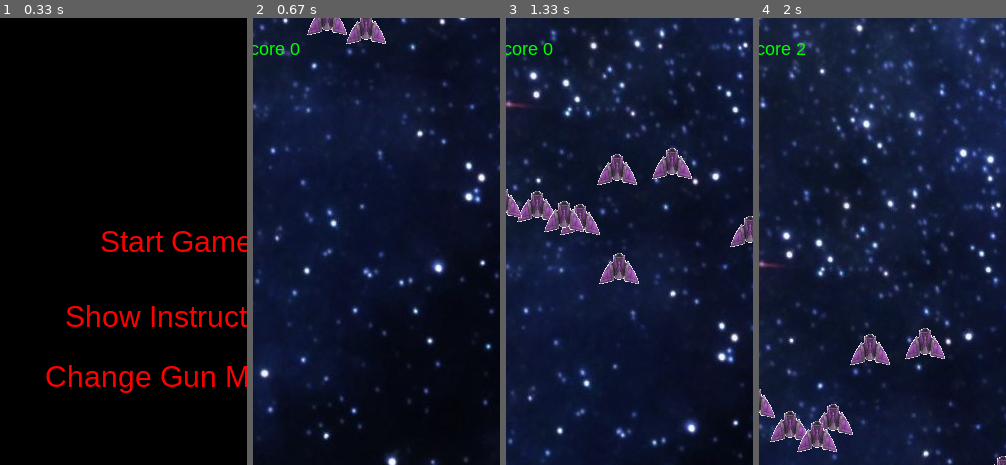
Above: before the commit, frames 1-4 (left to right).
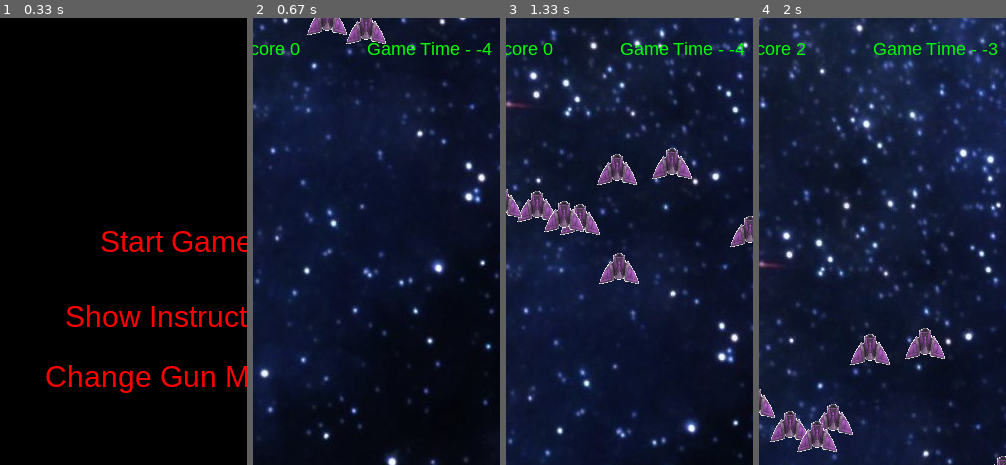
Above: after the commit, the same moments.

Repository: IlyaBulatau/shooter-pygame
Game: pygame game, started from main.py
Two runs of this game, one before a commit and one after it. Both use one fixed random seed, a clock stepped at 60 frames per second and the inputs below.
Inputs:
- Up to frame 1 (0.33 s): no input
- Up to frame 2 (0.67 s): click "Start Game" at 0.38 s
- Up to frame 3 (1.33 s): hold Right 0.67-1.13 s; hold Right from 1.17 s (still down); tap Space at 1.23 s
- Up to frame 4 (2 s): tap Space at 1.53, 1.73 s; release Right at 1.63 s; hold Left from 1.67 s (still down)
The pictures show only the part of the screen within x 14-64%, y 0-50%; the shares and areas given below are measured in that part.

Frame 1 is identical in both runs. In frame 2, 0.5% of the frame differs, in the area x 46-97%, y 5-9%; in frame 3, 0.5%; in frame 4, 0.5%.

Commit message:
refactoring and improved the appearance of mobs in the new game

Diff:
--- a/main.py
+++ b/main.py
@@ -1,33 +1,38 @@
 import pygame
 import random
 import sys
-
+import time
 from constant import FPS, W, H, path_to_image
 from gan import Gan, Shell
 from mob import Mob
 from menu import Menu
 
 # TODO - сделать уровни
-# TODO - после окончания игры сделать возможность начать новую
 #TODO - добавить кнопку во время игры для выхода в главное меню
 #TODO - рендеринг
+#TODO - сделать шрифты отдельной константой
 class Manager:
-
+    '''
+    Класс отвечающий за процесс игры
+    '''
     def __init__(self):
-        self.window = pygame.display.set_mode((W, H))
-        self.clock = pygame.time.Clock()
-        self.image = pygame.image.load(path_to_image.joinpath('kosmos.jpg'))
+        self.window = pygame.display.set_mode((W, H))  # окно игры
+        self.clock = pygame.time.Clock() # таймер для фпс
+        self.image = pygame.image.load(path_to_image.joinpath('kosmos.jpg')) # 1 половина фона
         self.rect = self.image.get_rect()
         self.rect.center = W//2, H//2
-        self.img2 = pygame.image.load(path_to_image.joinpath('kosmos2.jpg'))
+        self.img2 = pygame.image.load(path_to_image.joinpath('kosmos2.jpg')) # 2 половина фона
         self.rect2 = self.img2.get_rect()
         self.rect2.center = W//2, 0 - H//2
-        self.score = 0
-        self.hitpoint = 3
-        self.game_state = 'main'
-        self.timer = pygame.time.get_ticks()
+        self.score = 0 # счет убийств
+        self.hitpoint = 3 # жизни
+        self.game_state = 'main' # состояние игры
+        self.timer = pygame.time.get_ticks() # таймер отслеживания времени для увеличения скорости мобов
 
     def up_speed_mobs(self, x, y):
+        '''
+        Увеличивает скорость мобов в пределах от х до у
+        '''
         for mob in mobs_sprite:
             mob.speed = random.randint(x, y)
 
@@ -37,7 +42,7 @@
         '''
         Функция увеличивает скорость мобов со временем игры
         '''
-        self.timer
+
         self.timer += 1
         if 500 < self.timer < 900:
            self.up_speed_mobs(11, 14)
@@ -49,6 +54,14 @@
             self.up_speed_mobs(18, 22)
         elif 2000 < self.timer:
             self.up_speed_mobs(21, 25)
+        return self.timer
+
+    def show_timer(self):
+        font = pygame.font.SysFont('arial', 18)
+        text = font.render(f'Game Time - {round(self.timer//30-4)}', 1, (0, 255, 0))
+        rect = text.get_rect()
+        rect.center = W//2, 30
+        self.window.blit(text, rect)
 
     def game_cycle(self):
         '''
@@ -182,6 +195,7 @@
             self.bg_run()
             self.show_score()
             self.show_hitpoint()
+            self.show_timer()
             self.window_update()
         elif self.game_state == 'pause':
             self.game_cycle()
@@ -200,11 +214,15 @@
             self.game_cycle()
             menu.change_model()
             self.window_update()
-        elif self.game_state == 'stop':
-            self.game_state = 'main'
-            self.score = 0
-            self.hitpoint = 3
-            self.timer = 0
+        elif self.game_state == 'stop': # если игра закончилась
+            self.game_state = 'main' # статус игры изменяется для отправки на главное меню
+            self.score = 0 # счет становиться 0
+            self.hitpoint = 3 # обновляется ХП
+            self.timer = 120 # обнуляеться таймер
+            for mob in mobs_sprite: # обновляется позиция мобов
+                mob.rect.topleft = (random.randint(0, W - 40),
+                                 random.randint(-120, -60))
+            self.up_speed_mobs(9, 12) # при запуске новой игры если отсались мобы с прошлой их скорость скидывается
 
 
 
